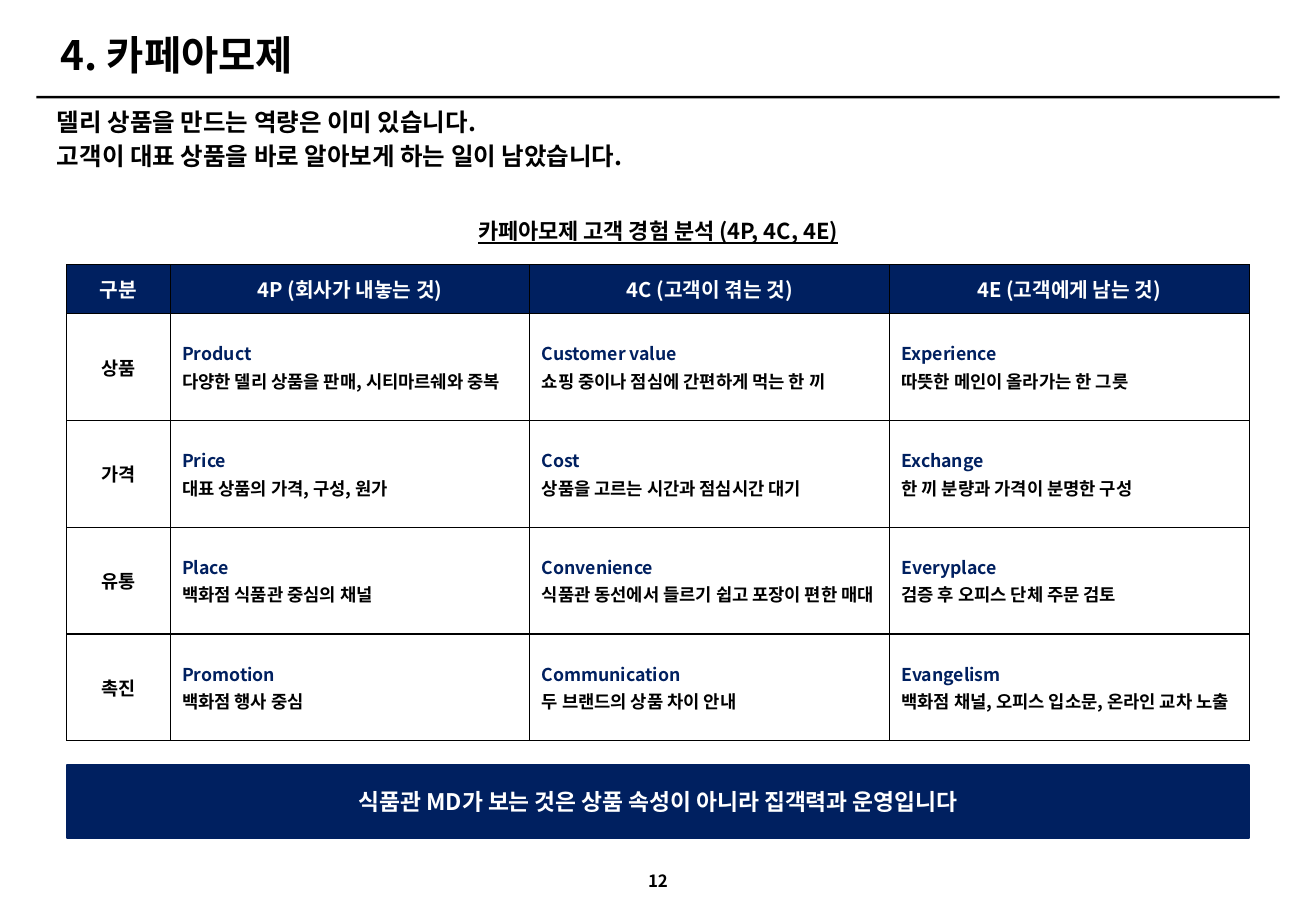
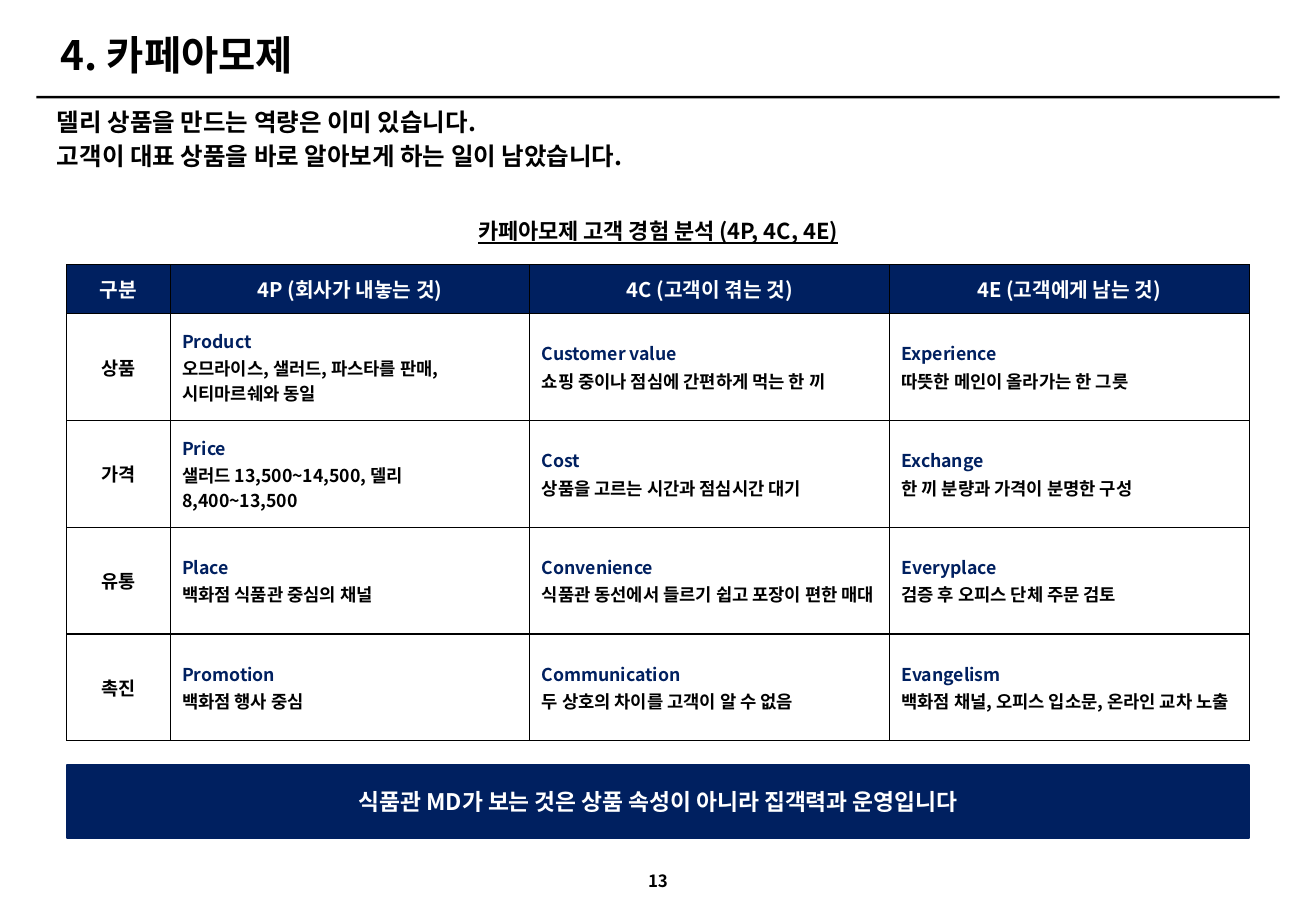
Before and after one commit to grandnim-wq/Claude, a slide deck: slide 13 of 아모제_3개브랜드_개선전략_v3.pptx (slide 12 before the commit). Drawn at 1316x911 pixels with LibreOffice and Linux fonts; fonts in the diff are those of the drawing. Boxes give left, top, right and bottom in pixels: in the first picture for what was removed or moved away, otherwise in the second. Text is boxed around its words. In the diff, an @@ line names an element or a change of style, - is before the commit and + after.

```diff
--- a/아모제_3개브랜드_개선전략_v3.pptx
+++ b/아모제_3개브랜드_개선전략_v3.pptx
@@ table at [67,265,1249,741] @@
-row 2, column 2: Product / 다양한 델리 상품을 판매, 시티마르쉐와 중복
+row 2, column 2: Product / 오므라이스, 샐러드, 파스타를 판매, 시티마르쉐와 동일
-row 3, column 2: Price / 대표 상품의 가격, 구성, 원가
+row 3, column 2: Price / 샐러드 13,500~14,500, 델리 8,400~13,500
-row 5, column 3: Communication / 두 브랜드의 상품 차이 안내
+row 5, column 3: Communication / 두 상호의 차이를 고객이 알 수 없음
@@ page number at [648,874,668,888]: text changed @@
-12
+13
```
Also in this commit, not shown: 4 other slides changed, 1 slide added, 5 other files.
